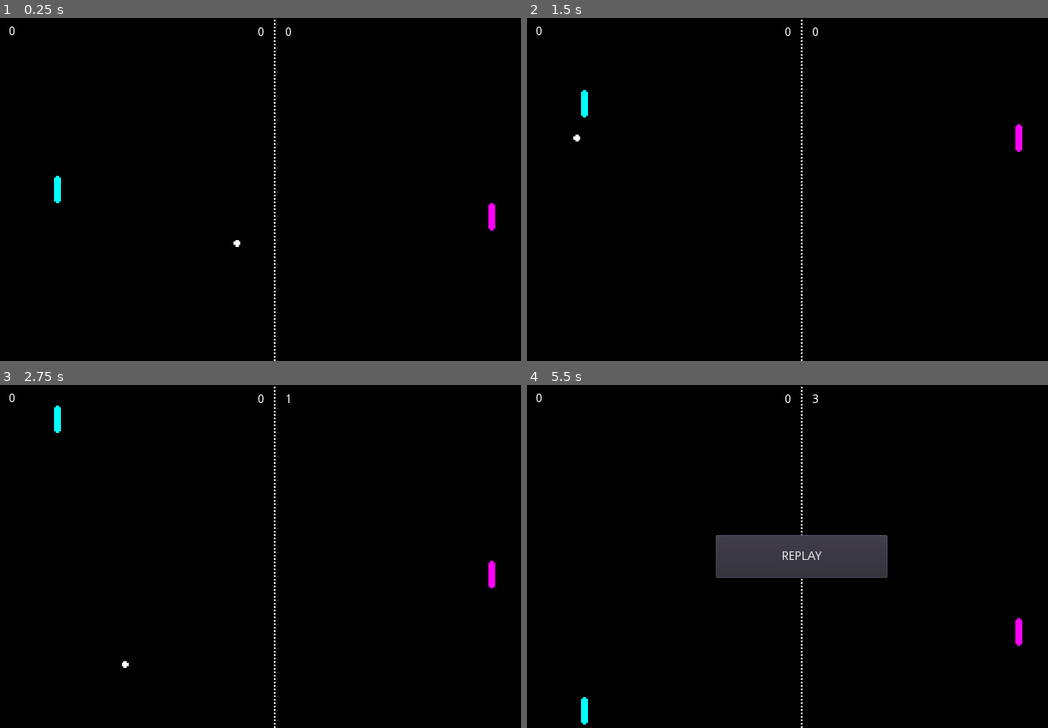
Above: before the commit, frames 1-4 (two rows, left to right).
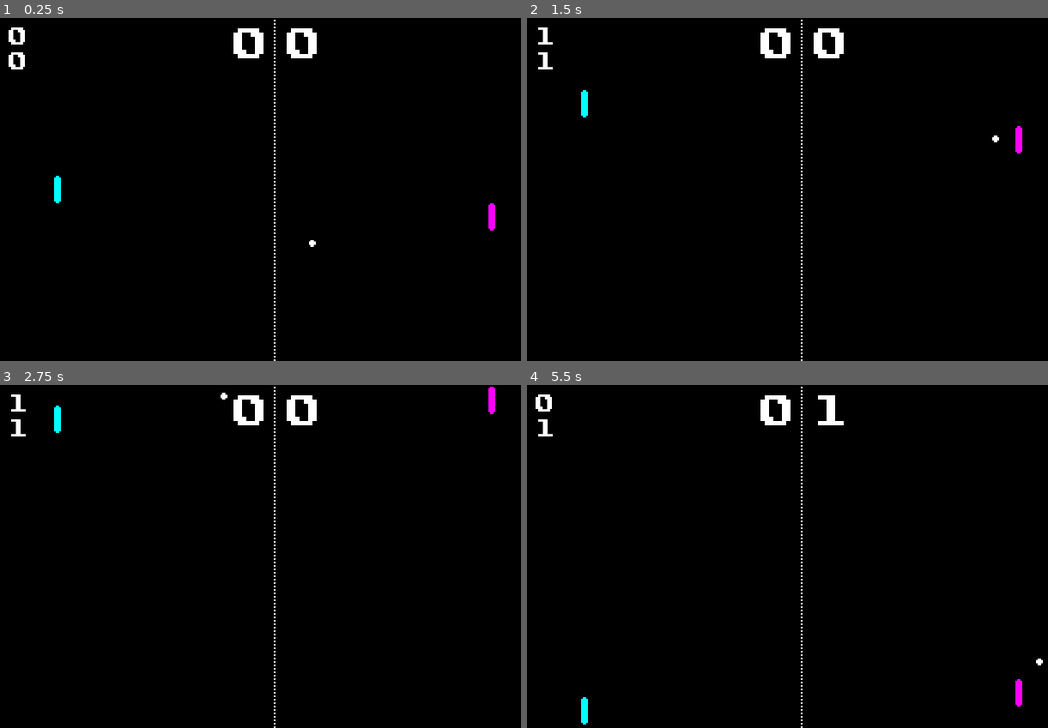
Above: after the commit, the same moments.

Repository: Sean-Warne/godot-pong
Game: Godot game, scene res://game.tscn
The game is run twice, just before and just after one commit, with the same random seed, the same clock (stepped at 60 frames per second) and the same inputs.
Inputs:
- Up to frame 1 (0.25 s): no input
- Up to frame 2 (1.5 s): tap Enter at 0.5 s; hold W (up) 0.53-1.28 s; tap Space at 1.25 s; hold S (down) from 1.28 s (still down)
- Up to frame 3 (2.75 s): release S (down) at 2.03 s; hold W (up) from 2.03 s (still down)
- Up to frame 4 (5.5 s): tap Enter at 2.75 s; release W (up) at 3.53 s; hold S (down) from 3.53 s (still down)

The runs differ from the first frame. In frame 1, 0.9% of the frame differs, in the area x 1-61%, y 2-67%; in frame 2, 0.9%; in frame 3, 1.1%; in frame 4, 5.1%, in the area x 1-100%, y 2-94%.

Commit message:
added font and readme, cleaned up code a bit

Diff:
--- a/ball.gd
+++ b/ball.gd
@@ -2,6 +2,9 @@
 
 const INITIAL_SPEED = 200
 const INITIAL_POSITION = Vector2(320, 200)
+const SPEED_INCREMENT = 50
+const DIRECTION_X = [-1, 1]
+const SCORE_LIMIT = 10
 
 var screen_size
 var velocity  = Vector2()
@@ -12,14 +15,6 @@
 var bounces = 0
 
 var rng = RandomNumberGenerator.new()
-
-func reset():
-	# reset ball
-	rng.randomize()
-	ball_speed = INITIAL_SPEED
-	position   = Vector2(320, rng.randf_range(100, 300))
-	velocity  = Vector2(-1, rng.randf_range(-.7, .7)) * ball_speed
-	show()
 
 func _ready():
 	screen_size = get_viewport_rect().size
@@ -41,39 +36,70 @@
 	# paddle
 	var collision = move_and_collide(velocity * delta)
 	if collision:
-		velocity = velocity.bounce(collision.normal)
-		ball_speed *= 1.2
+		rng.randomize()
 
-		bounces += 1
-		get_parent().get_node("bounces").text = str(bounces)
+		# move the ball in the direction the paddle is travelling
+		var paddle_velocity = get_parent().get_node("left_paddle").velocity.y
+		if paddle_velocity != 0:
+			velocity.y += (get_parent().get_node("left_paddle").velocity.y / 10)
+		else:
+			velocity.y += rng.randf_range(-1, 1)
 
-#		rng.randomize()
-#		# move the ball in the direction the paddle is travelling
-#		var paddle_velocity = get_parent().get_node("left_paddle").velocity.y
-#		if paddle_velocity != 0:
-#			velocity.y += (get_parent().get_node("left_paddle").velocity.y / 10)
-#		else:
-#			velocity.y *= rng.randf_range(-.7, .7)
-#		velocity.x *= rng.randf_range(-.7, .7)
+		velocity.x *= -1
+
+		print("(x=" + str(velocity.x) + ", y=" + str(velocity.y) + ")")
+
+		ball_speed += SPEED_INCREMENT
+
+		set_bounces(bounces + 1)
 
 	# scoring
 	if position.x < 0:
 		right_score += 1
 		get_parent().get_node("right_score").text = str(right_score)
-		if right_score == 3:
+		if right_score == SCORE_LIMIT:
 			print("YOU LOSE")
 			game_over()
 		else:
 			reset()
 	elif position.x > 640:
 		left_score += 1
-		if left_score == 10:
+		if left_score == SCORE_LIMIT:
 			print("YOU WIN")
 			game_over()
 		else:
 			reset()
 		get_parent().get_node("left_score").text = str(left_score)
 		reset()
+
+func reset():
+	# reset ball
+	print("RESET")
+	rng.randomize()
+	ball_speed = INITIAL_SPEED
+	position   = Vector2(320, rng.randf_range(100, 300))
+	velocity  = Vector2(
+			DIRECTION_X[randi() % DIRECTION_X.size()],
+			rng.randf_range(-.7, .7)
+		) * ball_speed
+	set_bounces(0)
+	show()
+
+func set_score(left_or_right, value):
+	if left_or_right == "left":
+		left_score = value
+		get_parent().get_node("left_score").text = str(left_score)
+	elif left_or_right == "right":
+		right_score = value
+		get_parent().get_node("right_score").text = str(right_score)
+
+func set_bounces(value):
+	bounces = value
+	get_parent().get_node("bounces").text = str(bounces)
+
+	# set high score bounces
+	if bounces > int(get_parent().get_node("bounces_high").text):
+		get_parent().get_node("bounces_high").text = str(bounces)
 
 func game_over():
 	position = INITIAL_POSITION
@@ -82,12 +108,7 @@
 
 func _on_Button_pressed():
 	get_parent().get_node("Button").visible = false
-
-	right_score = 0
-	left_score = 0
-	bounces = 0
-	get_parent().get_node("left_score").text = str(left_score)
-	get_parent().get_node("right_score").text = str(right_score)
-	get_parent().get_node("bounces").text = str(bounces)
-
+	set_score("left", 0)
+	set_score("right", 0)
+	set_bounces(0)
 	reset()
--- a/game.tscn
+++ b/game.tscn
@@ -14,6 +14,29 @@
 
 [sub_resource type="CircleShape2D" id=2]
 radius = 4.0
+
+[sub_resource type="DynamicFontData" id=11]
+font_path = "res://PublicPixel-z84yD.ttf"
+
+[sub_resource type="DynamicFont" id=12]
+size = 40
+font_data = SubResource( 11 )
+
+[sub_resource type="DynamicFontData" id=9]
+font_path = "res://PublicPixel-z84yD.ttf"
+
+[sub_resource type="DynamicFont" id=10]
+size = 22
+font_data = SubResource( 9 )
+
+[sub_resource type="DynamicFontData" id=7]
+resource_name = "pixel_font"
+font_path = "res://PublicPixel-z84yD.ttf"
+
+[sub_resource type="DynamicFont" id=8]
+resource_name = "pixel_font"
+size = 22
+font_data = SubResource( 7 )
 
 [node name="Node2D" type="Node2D"]
 
@@ -52,21 +75,23 @@
 shape = SubResource( 2 )
 
 [node name="left_score" type="RichTextLabel" parent="."]
-margin_left = 300.0
-margin_top = 10.0
-margin_right = 340.0
-margin_bottom = 50.0
+margin_left = 272.0
+margin_top = 7.0
+margin_right = 312.0
+margin_bottom = 47.0
 custom_colors/font_color_selected = Color( 1, 1, 1, 1 )
+custom_fonts/normal_font = SubResource( 12 )
 bbcode_text = "0"
 text = "0"
 scroll_active = false
 
 [node name="right_score" type="RichTextLabel" parent="."]
-margin_left = 332.0
-margin_top = 10.0
-margin_right = 372.0
-margin_bottom = 50.0
+margin_left = 334.0
+margin_top = 7.0
+margin_right = 374.0
+margin_bottom = 47.0
 custom_colors/font_color_selected = Color( 1, 1, 1, 1 )
+custom_fonts/normal_font = SubResource( 12 )
 bbcode_text = "0"
 text = "0"
 scroll_active = false
@@ -84,6 +109,18 @@
 margin_right = 50.0
 margin_bottom = 49.0
 custom_colors/font_color_selected = Color( 1, 1, 1, 1 )
+custom_fonts/normal_font = SubResource( 10 )
+bbcode_text = "0"
+text = "0"
+scroll_active = false
+
+[node name="bounces_high" type="RichTextLabel" parent="."]
+margin_left = 10.0
+margin_top = 38.0
+margin_right = 50.0
+margin_bottom = 78.0
+custom_colors/font_color_selected = Color( 1, 1, 1, 1 )
+custom_fonts/normal_font = SubResource( 8 )
 bbcode_text = "0"
 text = "0"
 scroll_active = false
Binary file added: PublicPixel-z84yD.ttf
Not shown: 1 places in game.tscn that only renumber resources
Not shown, added: README.md
